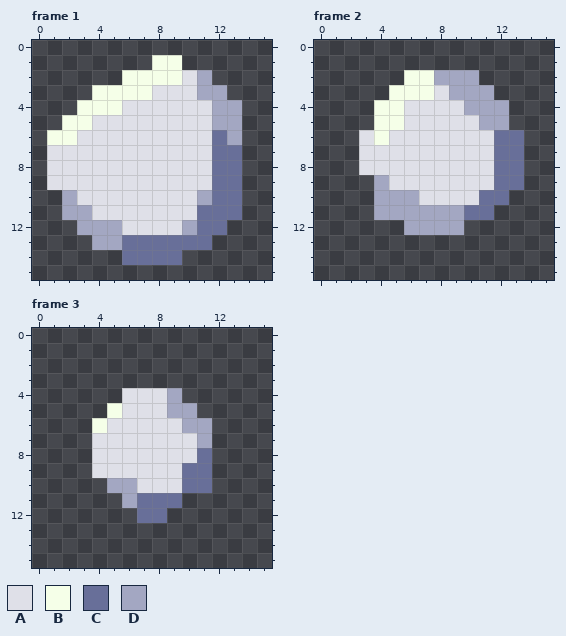
Two versions of one pixel-art file, Sprites/ParticleSprites/Cloud/CloudParticle.aseprite. That is the earlier state.
16x16 pixels, 3 frames. Shown: frame 1, frame 2, frame 3.
Palette (. is transparent): A #dfe0e8  B #f5ffe8  C #686f99  D #a3a7c2
After:
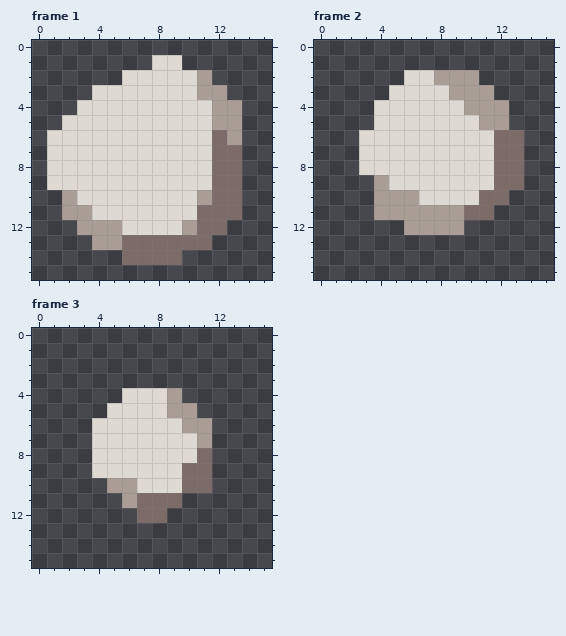
Diff:
@@ palette @@
-A #dfe0e8
+A #dfd9d3
-C #686f99
+C #7c6b68
-D #a3a7c2
+D #a99d95
--- frame 1
@@ x 0..15 @@
  0 ................
- 1 ........BB......
- 2 ......BBBBAD....
- 3 ....BBBBAAADD...
- 4 ...BBBAAAAAADD..
- 5 ..BBAAAAAAAADD..
- 6 .BBAAAAAAAAACD..
+ 1 ........AA......
+ 2 ......AAAAAD....
+ 3 ....AAAAAAADD...
+ 4 ...AAAAAAAAADD..
+ 5 ..AAAAAAAAAADD..
+ 6 .AAAAAAAAAAACD..
  7 .AAAAAAAAAAACC..
--- frame 2
@@ x 2..9 @@
  1 ........
- 2 ....BBDD
- 3 ...BBBAD
- 4 ..BBAAAA
- 5 ..BBAAAA
- 6 .ABAAAAA
+ 2 ....AADD
+ 3 ...AAAAD
+ 4 ..AAAAAA
+ 5 ..AAAAAA
+ 6 .AAAAAAA
  7 .AAAAAAA
--- frame 3
@@ x 2..7 @@
  4 ....AA
- 5 ...BAA
- 6 ..BAAA
+ 5 ...AAA
+ 6 ..AAAA
  7 ..AAAA
Boxes around the changes in both pictures, in picture pixels (x1, y1, x2, y2):
changed: (47, 55, 242, 265)
changed: (359, 70, 524, 235)
changed: (92, 388, 212, 523)
